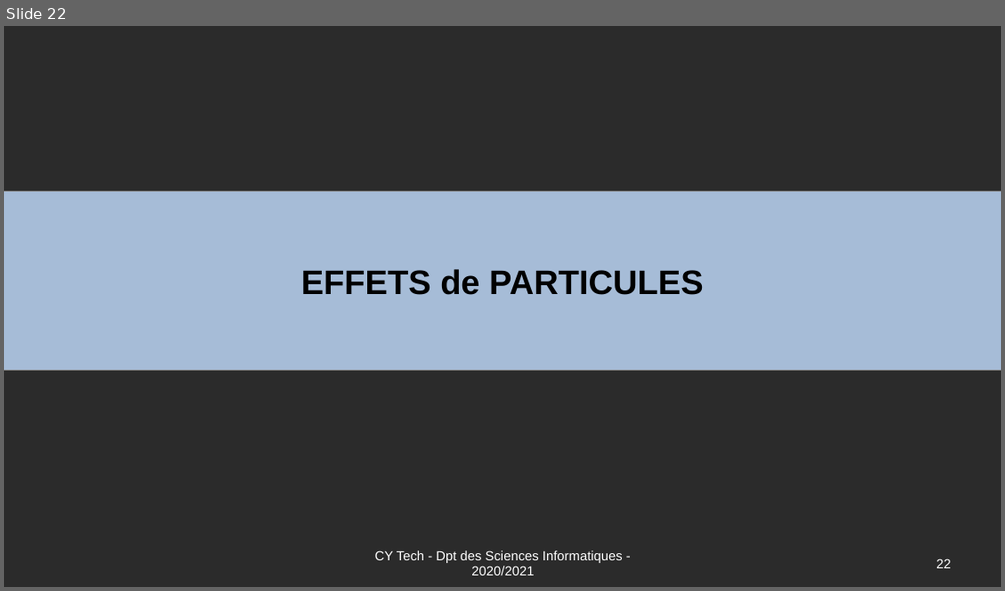
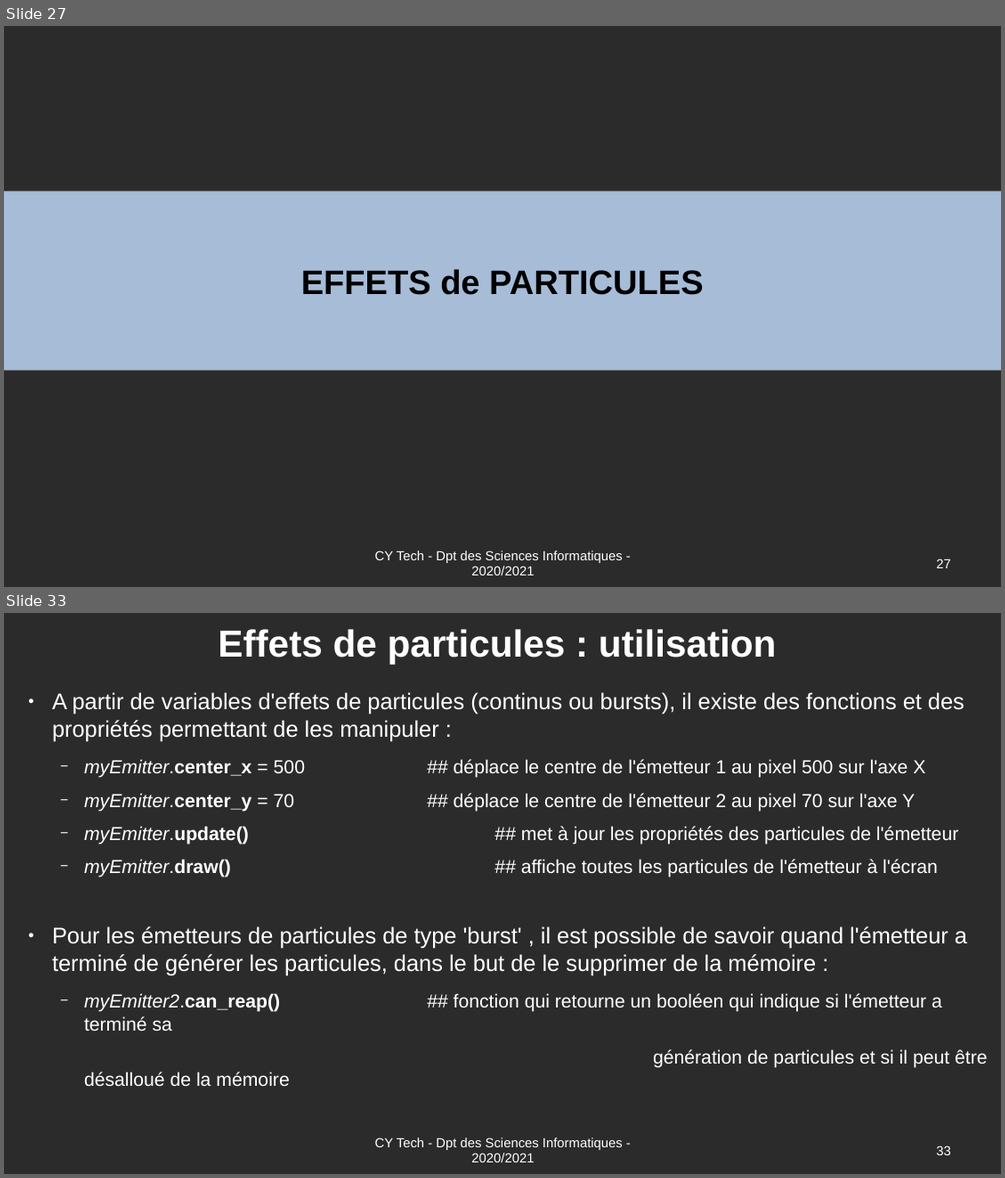
Before and after one commit to Romuald78/pyArcade, a slide deck: doc/UE_Libre_Jeu_Arcade_Documentation.odp. Shown one above the other, each under a label of ours: slide 22 before the commit, slides 27 and 33 after it; the slides between them are not shown. The pictures are 1005x591 and 1005x1178 pixels, drawn with LibreOffice and Linux fonts; fonts in the diff are those of the drawing; background and template pictures are left out; a plain dark background stands for a picture behind light text. Boxes give left, top, right and bottom in pixels: in the first picture for what was removed or moved away, otherwise in the second. Text is boxed around its words. In the diff, an @@ line names an element or a change of style, - is before the commit and + after.

```diff
--- a/doc/UE_Libre_Jeu_Arcade_Documentation.odp
+++ b/doc/UE_Libre_Jeu_Arcade_Documentation.odp
@@ slide 33 added at (4,613,1001,1174), background picture (left out) @@
@@ title added at (218,629,777,664), 40 pt, text #FFFFFF, bold @@
+Effets de particules : utilisation
@@ text added at (52,692,987,1086), 20 pt, text #FFFFFF @@
+● A partir de variables d'effets de particules (continus ou bursts), il existe des fonctions et des propriétés permettant de les manipuler :
+  − myEmitter.center_x = 500 ## déplace le centre de l'émetteur 1 au pixel 500 sur l'axe X
+  − myEmitter.center_y = 70 ## déplace le centre de l'émetteur 2 au pixel 70 sur l'axe Y
+  − myEmitter.update() ## met à jour les propriétés des particules de l'émetteur
+  − myEmitter.draw() ## affiche toutes les particules de l'émetteur à l'écran
+● Pour les émetteurs de particules de type 'burst' , il est possible de savoir quand l'émetteur a terminé de générer les particules, dans le but de le supprimer de la mémoire :
+  − myEmitter2.can_reap() ## fonction qui retourne un booléen qui indique si l'émetteur a terminé sa
+  génération de particules et si il peut être désalloué de la mémoire
@@ text added at (375,1137,623,1162), 14 pt, text #FFFFFF @@
+CY Tech - Dpt des Sciences Informatiques - 2020/2021
@@ page number added at (936,1145,950,1155), 14 pt, text #FFFFFF @@
+33
@@ what was slide 22 is now slide 27 @@
@@ page number at (936,558,950,568): text changed @@
-22
+27
```
Also in this commit, not shown: 5 slides changed, 6 other slides added, 2 other files.
